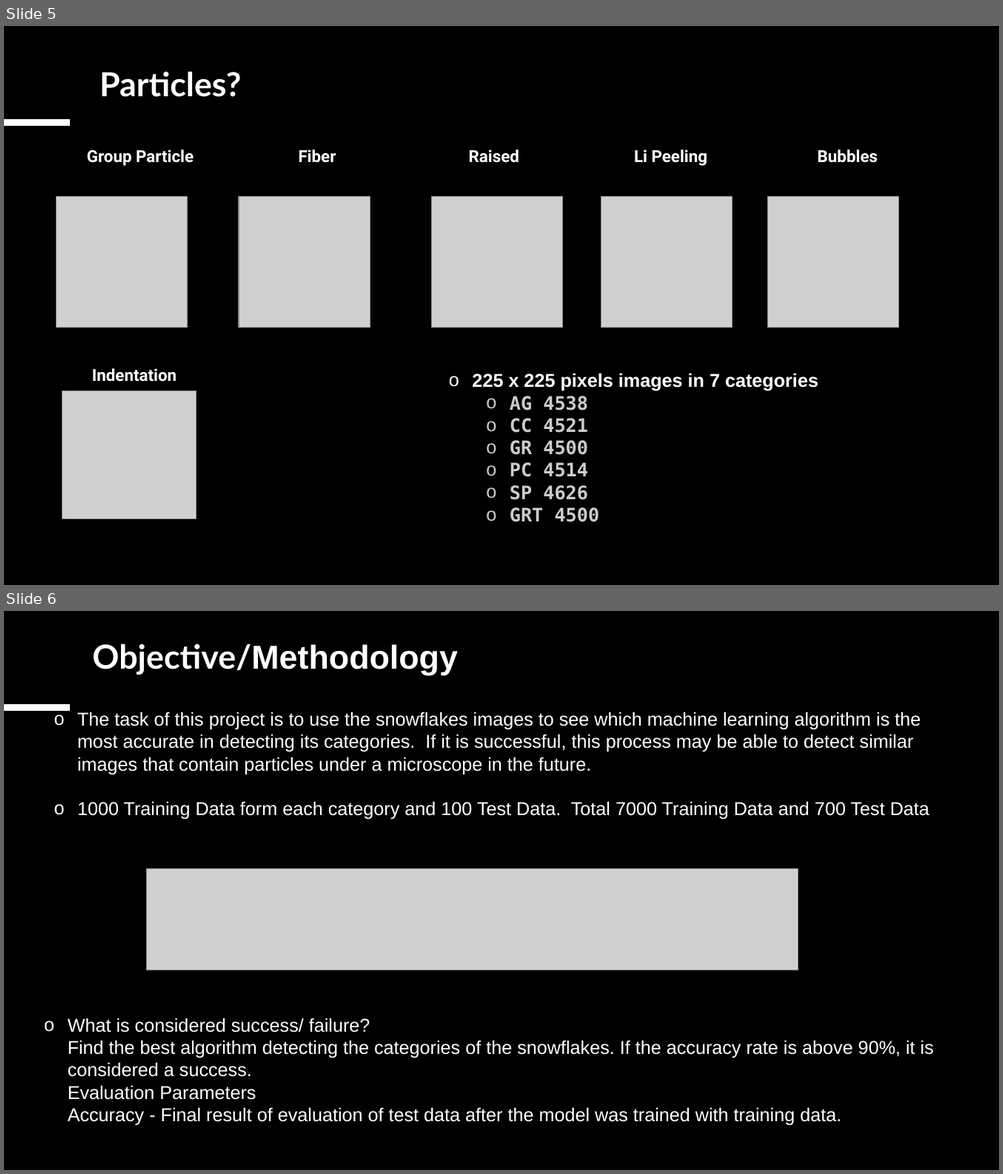
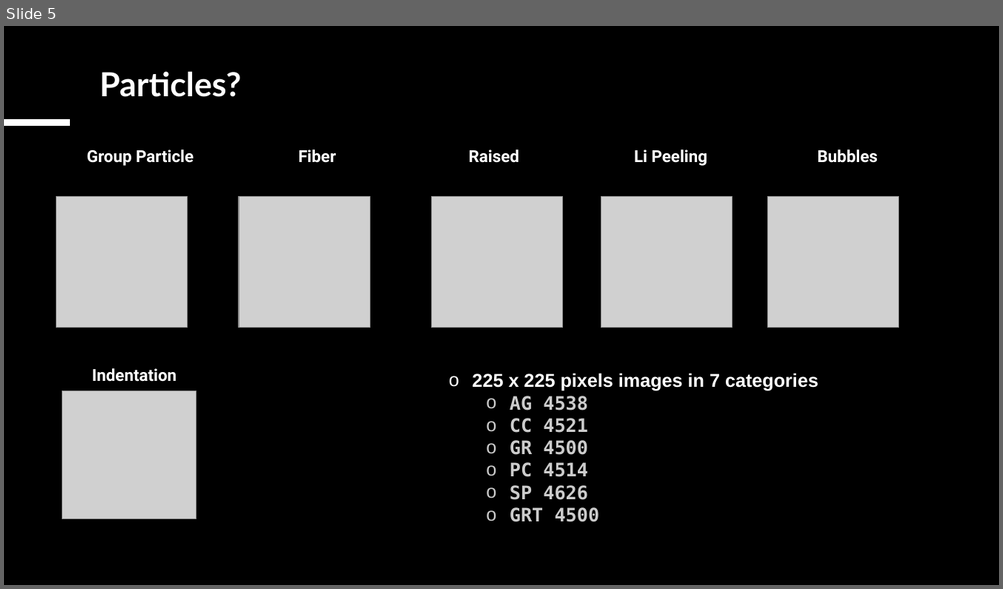
Before and after one commit to mmsuncarol/mids207-proejct, a slide deck: Snowflakes-Final.pptx. Shown one above the other, each under a label of ours: slides 5 and 6 before the commit, slide 5 after it. The pictures are 1003x1174 and 1003x589 pixels, drawn with LibreOffice and Linux fonts; fonts in the diff are those of the drawing; grey boxes stand for pictures; background and template pictures are left out; a plain dark background stands for a picture behind light text. Boxes give left, top, right and bottom in pixels: in the first picture for what was removed or moved away, otherwise in the second. Text is boxed around its words. In the diff, an @@ line names an element or a change of style, - is before the commit and + after.

```diff
--- a/Snowflakes-Final.pptx
+++ b/Snowflakes-Final.pptx
@@ slide 6 removed at [4,611,999,1170], background picture (left out); not listed: 1 template element that a slide beside it also shows @@
@@ rectangle removed at [4,611,999,1170] @@
@@ title removed at [92,644,458,675] @@
-Objective/Methodology
@@ line removed from (4, 707) to (70, 707) @@
@@ text removed at [77,712,929,820] @@
-o The task of this project is to use the snowflakes images to see which machine learning algorithm is the most accurate in detecting its categories. If it is successful, this process may be able to detect similar images that contain particles under a microscope in the future.
-o 1000 Training Data form each category and 100 Test Data. Total 7000 Training Data and 700 Test Data
@@ picture removed at [147,869,798,971] @@
@@ text removed at [68,1018,933,1126] @@
-o What is considered success/ failure?
-  Find the best algorithm detecting the categories of the snowflakes. If the accuracy rate is above 90%, it is
-  considered a success.
-  Evaluation Parameters
-  Accuracy - Final result of evaluation of test data after the model was trained with training data.
```
Also in this commit, not shown: 1 slide changed.
